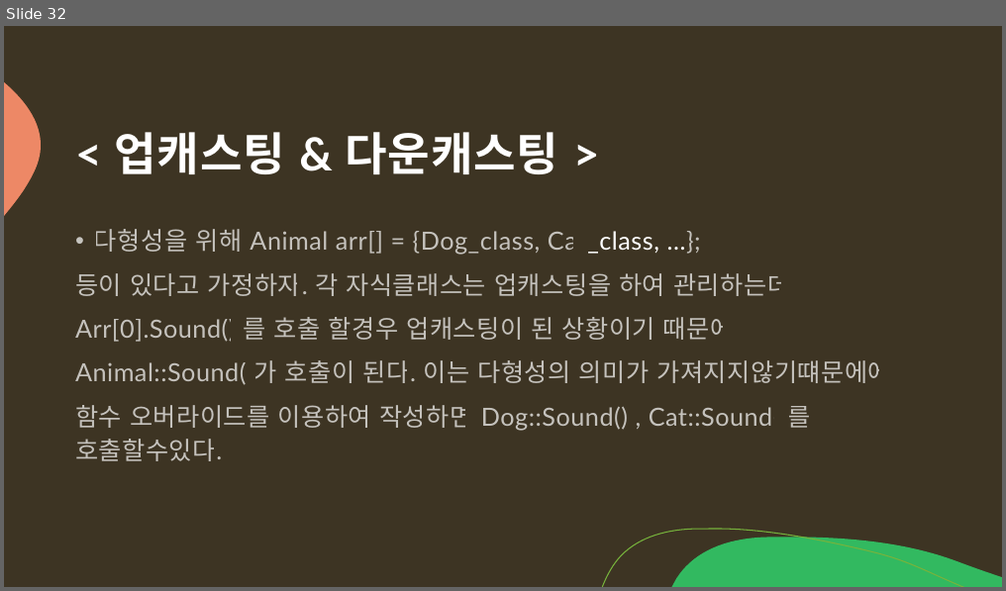
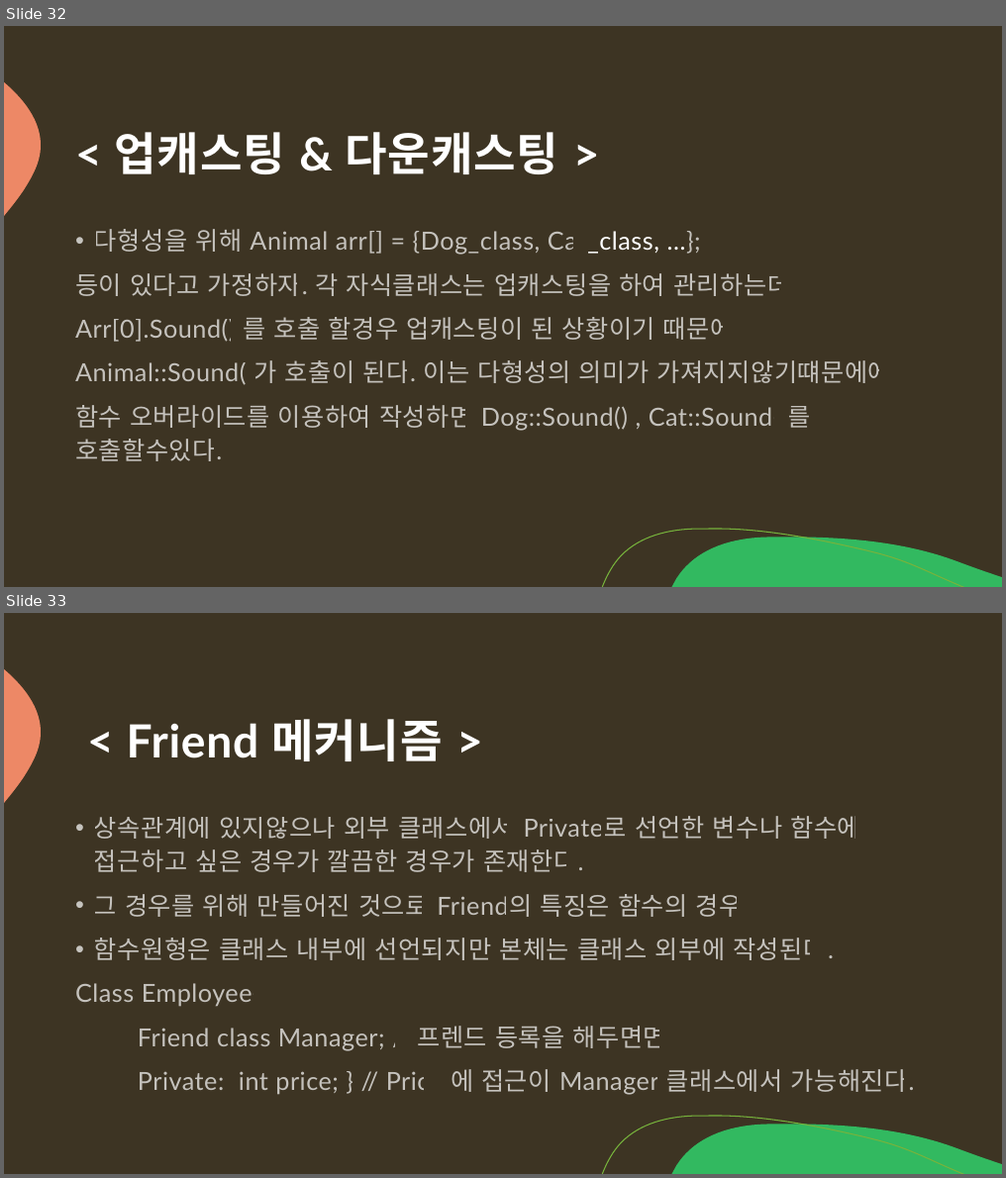
Before and after one commit to arkchimy/_Algorithm, a slide deck: 전공지식/C언어의 기초/C언어 기초지식.pptx. Shown one above the other, each under a label of ours: slide 32 before the commit, slides 32 and 33 after it. The pictures are 1006x591 and 1006x1178 pixels, drawn with LibreOffice and Linux fonts; fonts in the diff are those of the drawing. Boxes give left, top, right and bottom in pixels: in the first picture for what was removed or moved away, otherwise in the second. Text is boxed around its words. In the diff, an @@ line names an element or a change of style, - is before the commit and + after.

Commit message:
[C++ 지식 ] Friend & 연산자 오버로딩 & 예외처리

```diff
--- a/전공지식/C언어의 기초/C언어 기초지식.pptx
+++ b/전공지식/C언어의 기초/C언어 기초지식.pptx
@@ slide 33 added at (4, 613, 1002, 1174), background #3D3423; not listed: 3 template elements that a slide beside it also shows @@
@@ title added at (127, 719, 442, 761), 44 pt, text #FFFFFF, bold @@
+< Friend 메커니즘 >
@@ text added at (75, 816, 915, 1095), 24 pt, text #FFFFFF at 70% opacity @@
+• 상속관계에 있지않으나 외부 클래스에서 Private로 선언한 변수나 함수에 접근하고 싶은 경우가 깔끔한 경우가 존재한다.
+• 그 경우를 위해 만들어진 것으로 Friend의 특징은 함수의 경우
+• 함수원형은 클래스 내부에 선언되지만 본체는 클래스 외부에 작성된다.
+Class Employee{
+Friend class Manager; // 프렌드 등록을 해두면면
+Private: int price; } // Price 에 접근이 Manager 클래스에서 가능해진다.
```
Also in this commit, not shown: 2 other slides added.
